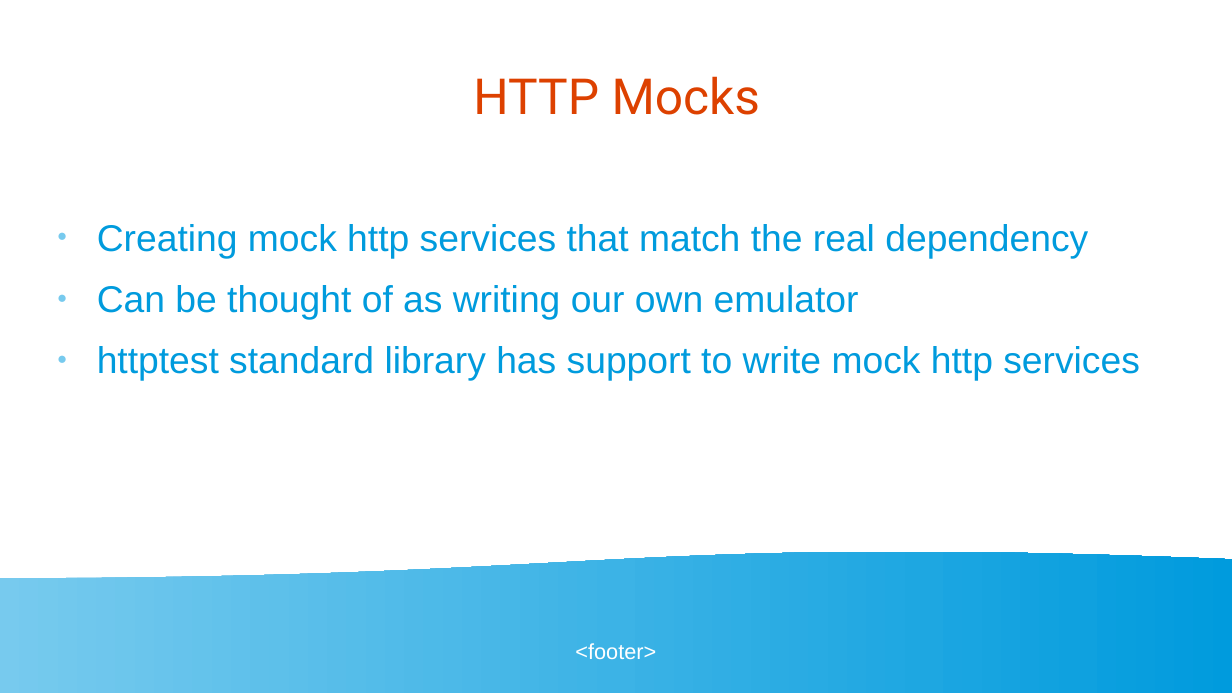
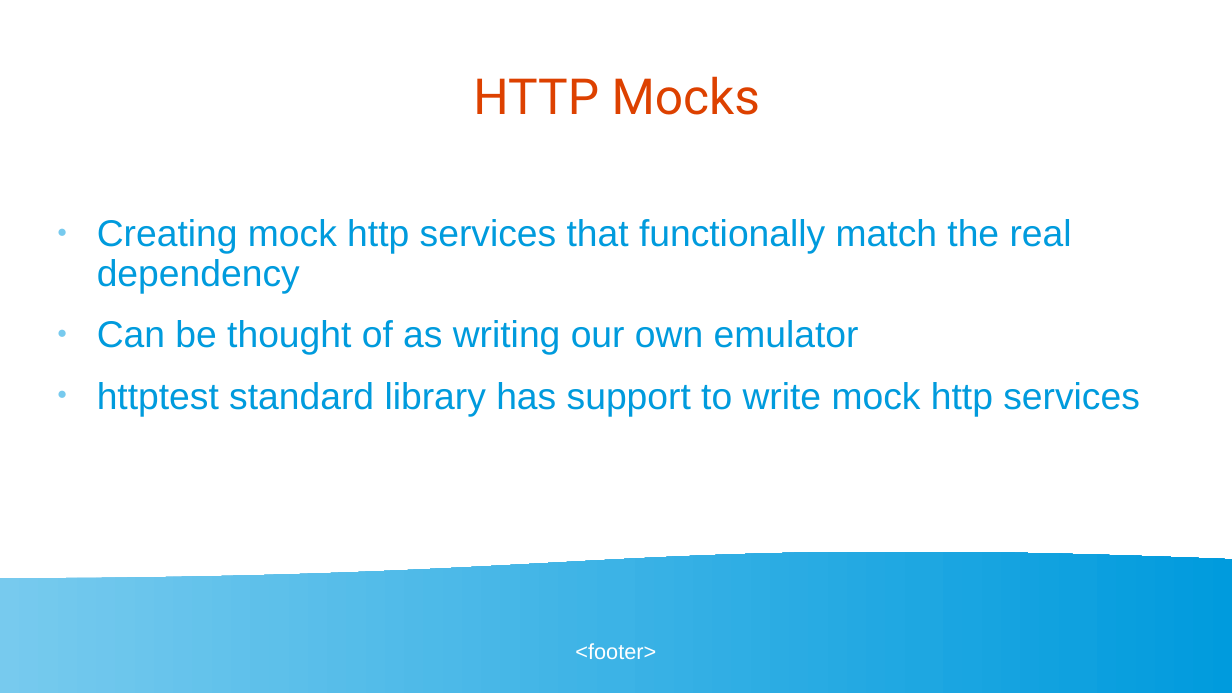
Before and after one commit to golangbot/gophercon-uk-2025-talk, a slide deck: slide 28 of Presentation.odp. Drawn at 1232x693 pixels with LibreOffice and Linux fonts; fonts in the diff are those of the drawing. Boxes give left, top, right and bottom in pixels: in the first picture for what was removed or moved away, otherwise in the second. Text is boxed around its words. In the diff, an @@ line names an element or a change of style, - is before the commit and + after.

```diff
--- a/Presentation.odp
+++ b/Presentation.odp
@@ text at (x1=97, y1=219, x2=1072, y2=294): text changed @@
-● Creating mock http services that match the real dependency
+● Creating mock http services that functionally match the real dependency
```
Also in this commit, not shown: 9 other slides changed, 4 other files.
